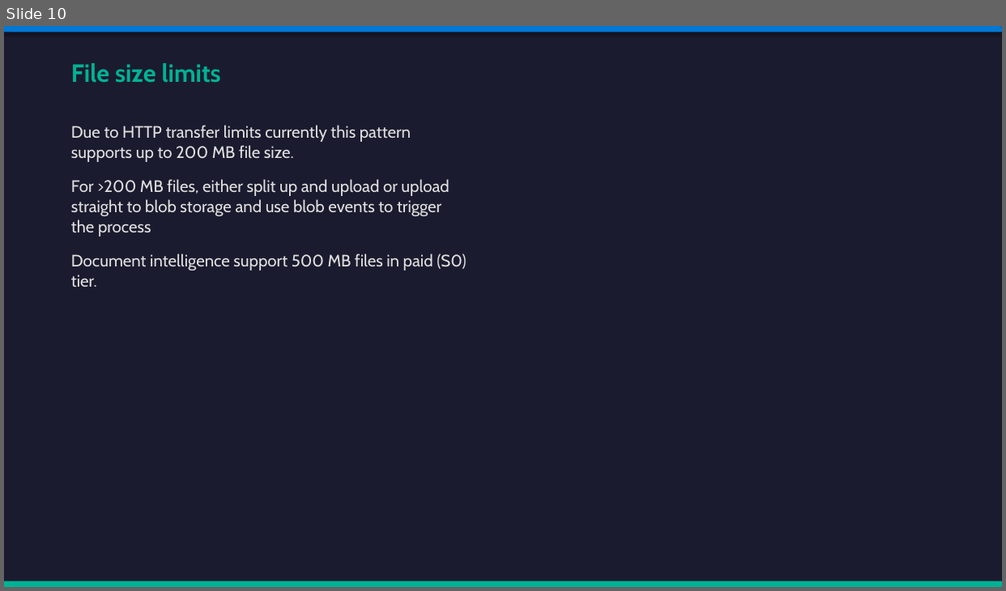
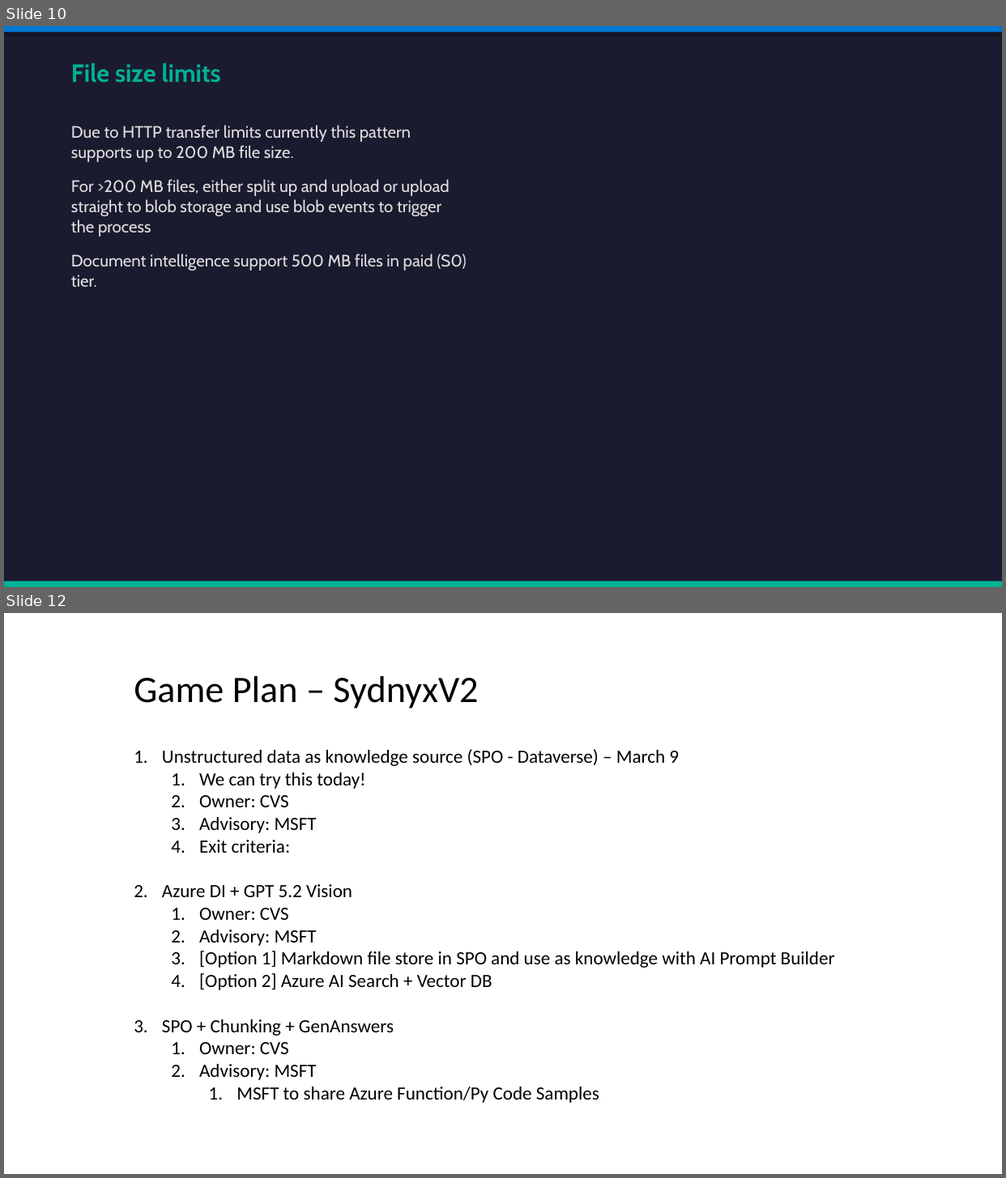
Before and after one commit to svarukala/PDF-MultiModalContent-PreProcess, a slide deck: PDF_MultiModal_Analysis_Deck.pptx. Shown one above the other, each under a label of ours: slide 10 before the commit, slides 10 and 12 after it; the slides between them are not shown. The pictures are 1006x591 and 1006x1178 pixels, drawn with LibreOffice and Linux fonts; fonts in the diff are those of the drawing. Boxes give left, top, right and bottom in pixels: in the first picture for what was removed or moved away, otherwise in the second. Text is boxed around its words. In the diff, an @@ line names an element or a change of style, - is before the commit and + after.

```diff
--- a/PDF_MultiModal_Analysis_Deck.pptx
+++ b/PDF_MultiModal_Analysis_Deck.pptx
@@ slide 12 added at <box>4,613,1002,1174</box>, background #FFFFFF @@
@@ text added at <box>134,676,478,709</box>, 36 pt, text #000000 @@
+Game Plan – SydnyxV2
@@ text added at <box>162,749,835,1103</box>, 18 pt, text #000000 @@
+1. Unstructured data as knowledge source (SPO - Dataverse) – March 9
+  1. We can try this today!
+  2. Owner: CVS
+  3. Advisory: MSFT
+  4. Exit criteria:
+2. Azure DI + GPT 5.2 Vision
+  1. Owner: CVS
+  2. Advisory: MSFT
+  3. [Option 1] Markdown file store in SPO and use as knowledge with AI Prompt Builder
+  4. [Option 2] Azure AI Search + Vector DB
+3. SPO + Chunking + GenAnswers
+  1. Owner: CVS
+  2. Advisory: MSFT
+    1. MSFT to share Azure Function/Py Code Samples
```
Also in this commit, not shown: 2 slides changed, 1 slide removed.
